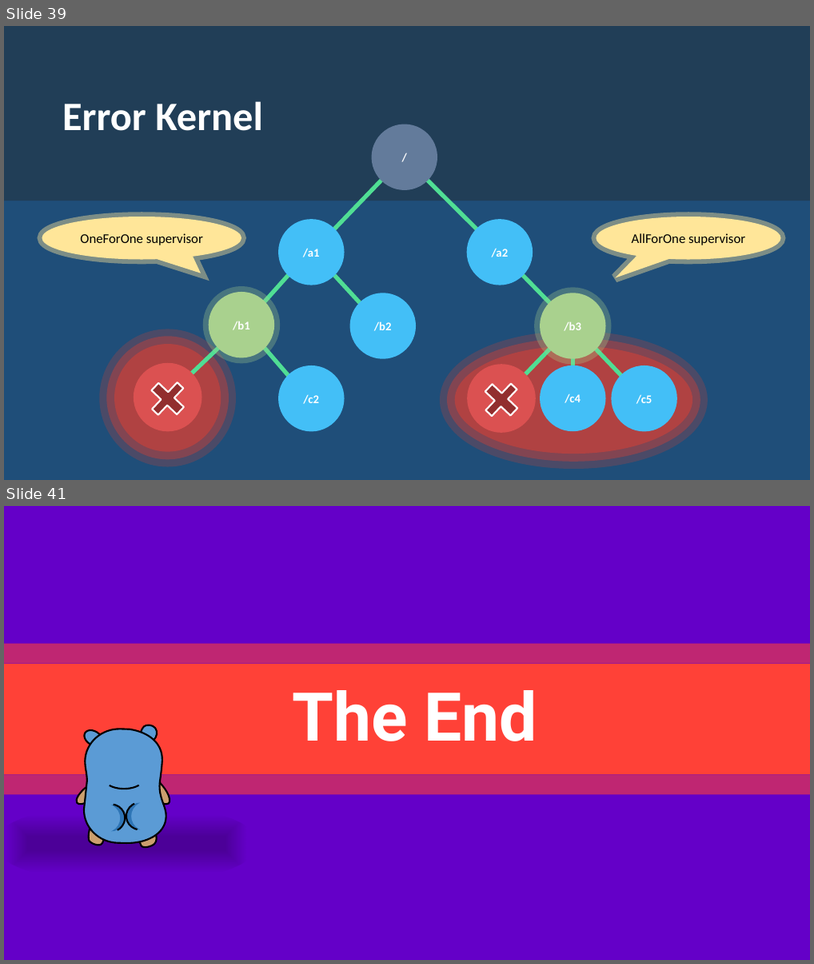
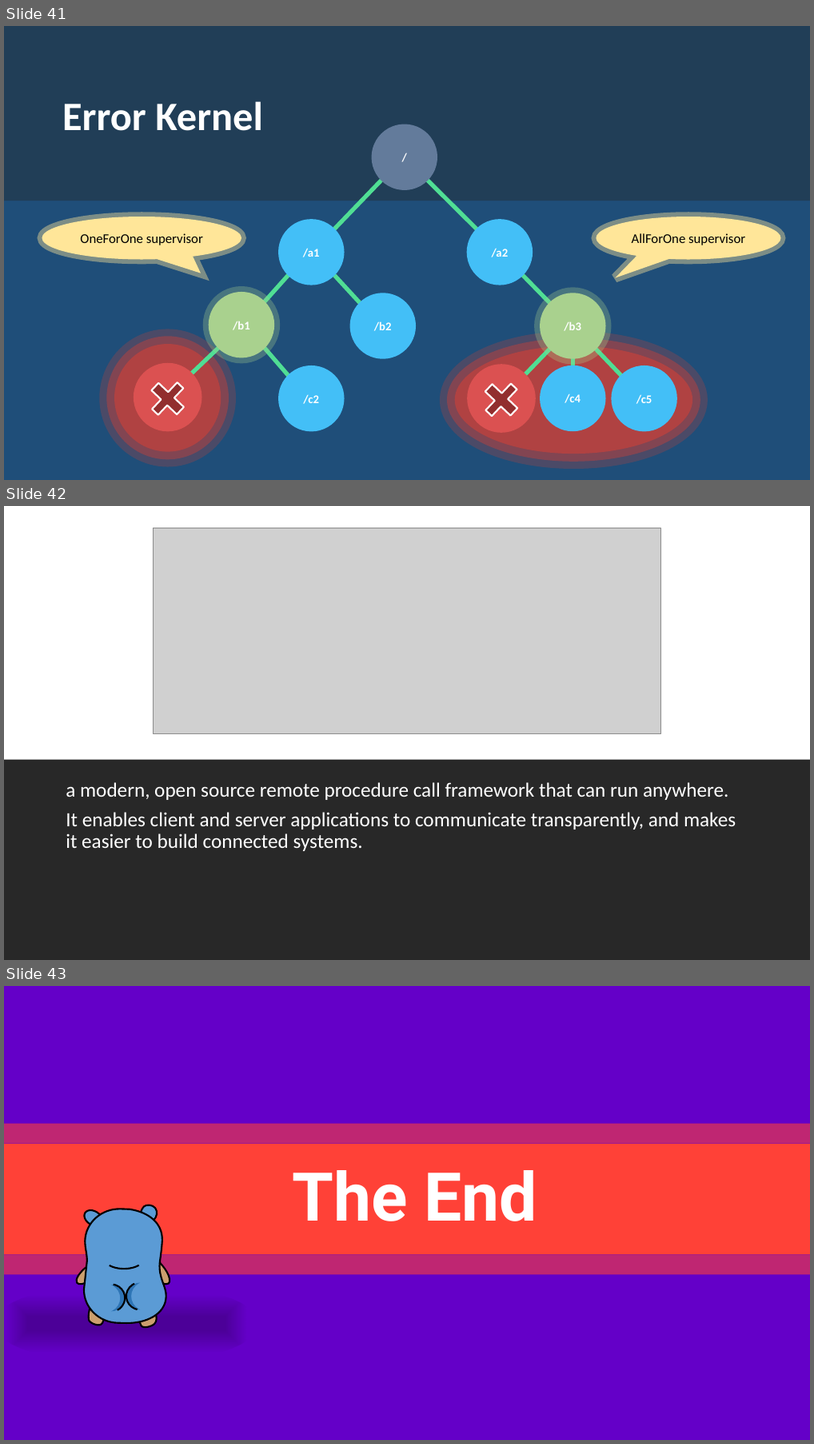
Before and after one commit to rogeralsing/Presentations, a slide deck: ProtoActor/QConSP/protoactor.pptx. Shown one above the other, each under a label of ours: slides 39 and 41 before the commit, slides 41, 42 and 43 after it; the slides between them are not shown. The pictures are 814x964 and 814x1444 pixels, drawn with LibreOffice and Linux fonts; fonts in the diff are those of the drawing; grey boxes stand for pictures. Boxes give left, top, right and bottom in pixels: in the first picture for what was removed or moved away, otherwise in the second. Text is boxed around its words. In the diff, an @@ line names an element or a change of style, - is before the commit and + after.

```diff
--- a/ProtoActor/QConSP/protoactor.pptx
+++ b/ProtoActor/QConSP/protoactor.pptx
@@ slide 42 added at bbox=[4, 506, 810, 960], background #282828 @@
@@ rectangle added at bbox=[4, 506, 810, 760], fill #FFFFFF @@
@@ picture added at bbox=[154, 528, 661, 733] @@
@@ text added at bbox=[66, 782, 736, 851], 24 pt, text #FFFFFF @@
+a modern, open source remote procedure call framework that can run anywhere.
+It enables client and server applications to communicate transparently, and makes it easier to build connected systems.
@@ what was slide 39 is now slide 41 @@
@@ what was slide 41 is now slide 43 @@
```
Also in this commit, not shown: 1 slide changed, 2 other slides added, 1 slide removed.
